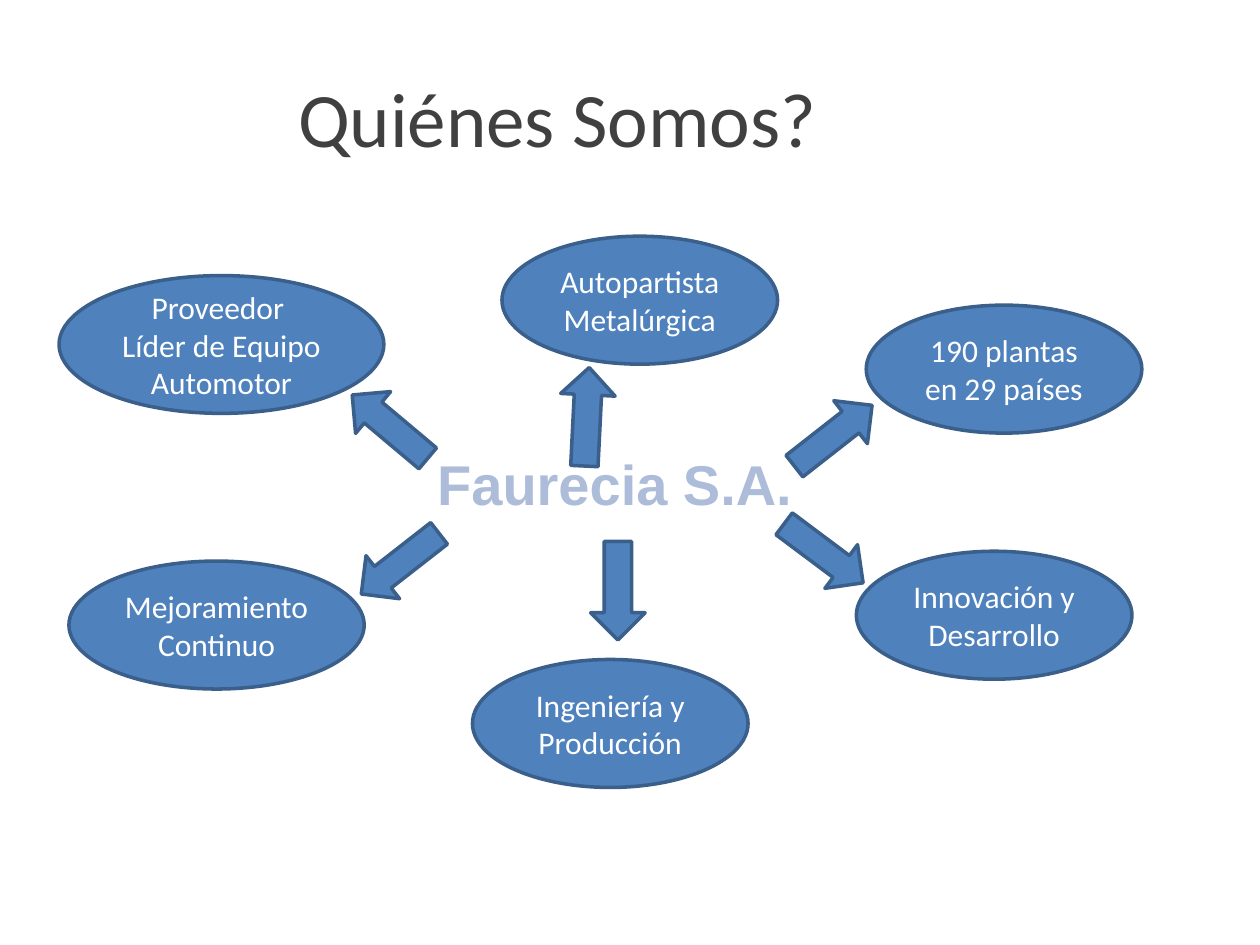
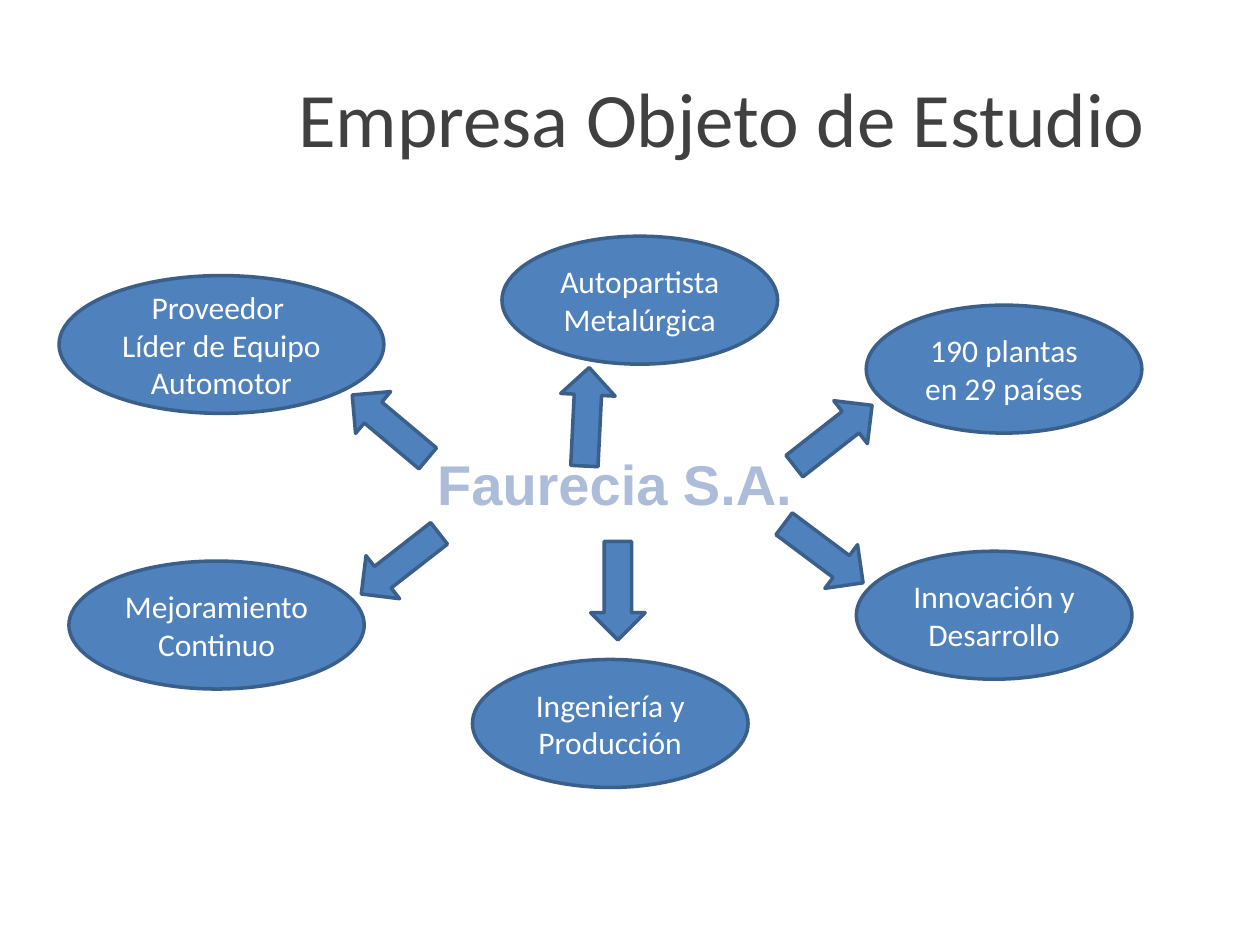
Before and after one commit to NinoMolina/gestiondecalidad, a slide deck: slide 14 of Gestion de la calidad TP1.pptx. Drawn at 1260x945 pixels with LibreOffice and Linux fonts; fonts in the diff are those of the drawing; background and template pictures are left out. Boxes give left, top, right and bottom in pixels: in the first picture for what was removed or moved away, otherwise in the second. Text is boxed around its words. In the diff, an @@ line names an element or a change of style, - is before the commit and + after.

```diff
--- a/Gestion de la calidad TP1.pptx
+++ b/Gestion de la calidad TP1.pptx
@@ text at (x1=298, y1=93, x2=1145, y2=160): text changed @@
-Quiénes Somos?
+Empresa Objeto de Estudio
```
Also in this commit, not shown: 5 other slides changed.
